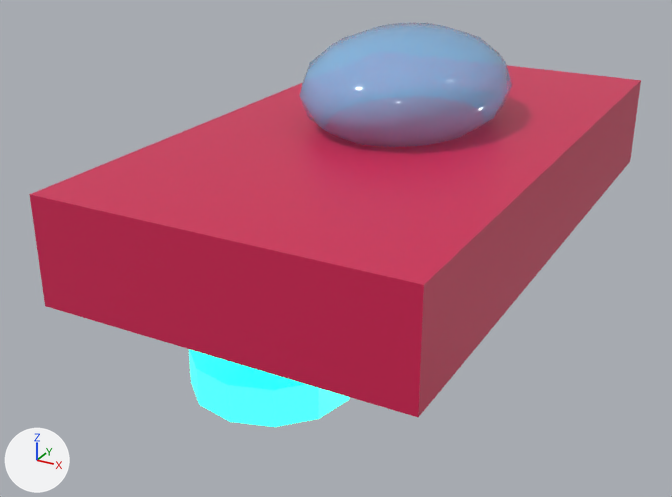
An edit to the glTF model scripts/tests/fixtures/models/hover-car.glb, drawn before and after from the same camera.
The view is the same before and after, from a 50 mm camera at (1.33, -2.83, 1.49) aimed at (-0.12, -0.2, 0.18). Every picture has the same lights, and +X, +Y and +Z are marked at lower left. The first picture is the older version. Objects named as collision shapes, trigger or cutter boxes, shadow casters or lower levels of detail are left out. Where no turn or scale is listed for an object, it has been applied to the vertices.

The first picture shows 'canopy', 'fan', 'hull'.
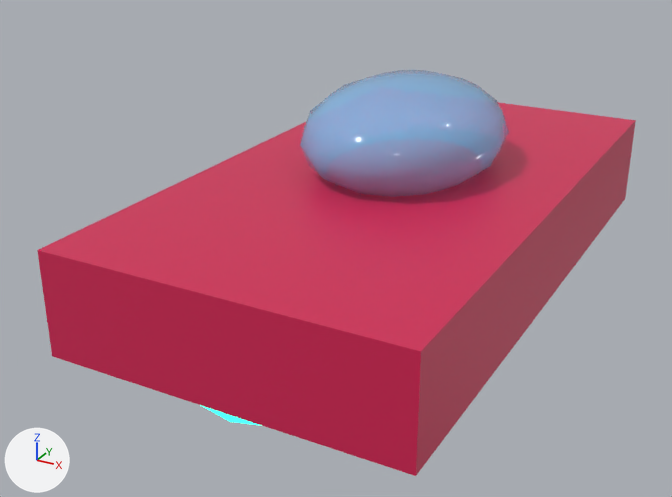
Pixel boxes [x1, y1, x2, y2] of what changed, in the pictures (672 x 497 px):
'hull', moved: before [29, 65, 641, 417]; after [37, 102, 636, 476]
'canopy', moved: before [299, 23, 512, 147]; after [300, 70, 509, 197]
'fan', unchanged, covered by the edit: before [189, 349, 350, 427]; after [202, 406, 262, 426]

Edits to the bpy script that builds the scene:
```text
Change ob_hull:
    ob_hull.location: (0.0, 0.0, 0.41) -> (0.0, 0.0, 0.24)
Change ob_canopy:
    ob_canopy.location: (0.0, 0.1, 0.71) -> (0.0, 0.1, 0.54)
```
